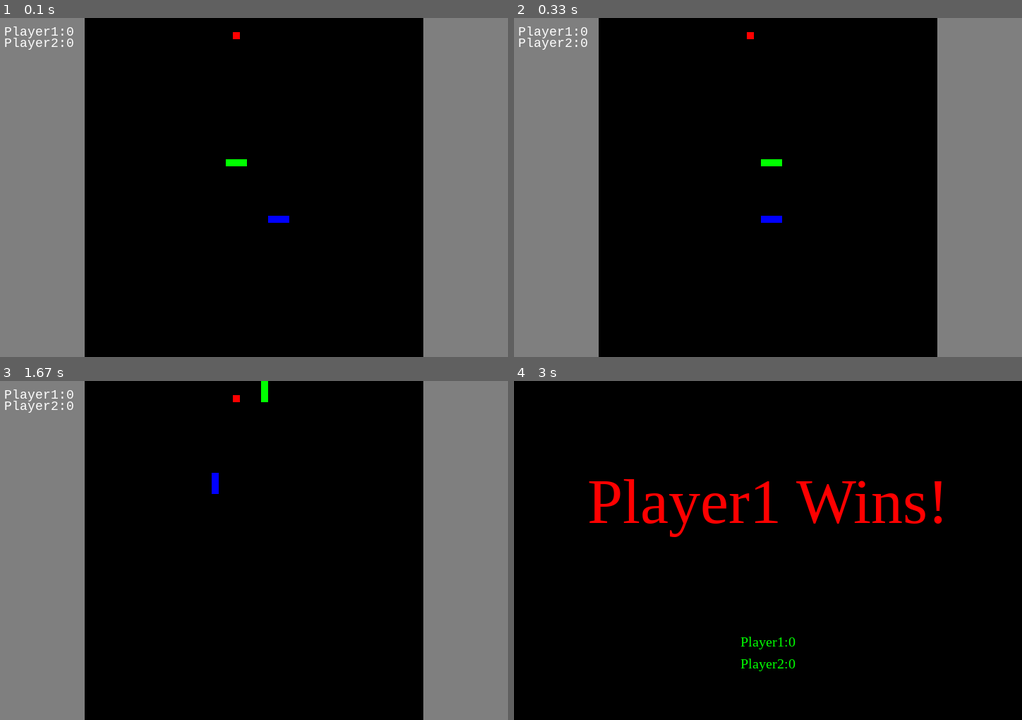
Above: before the commit, frames 1-4 (two rows, left to right).
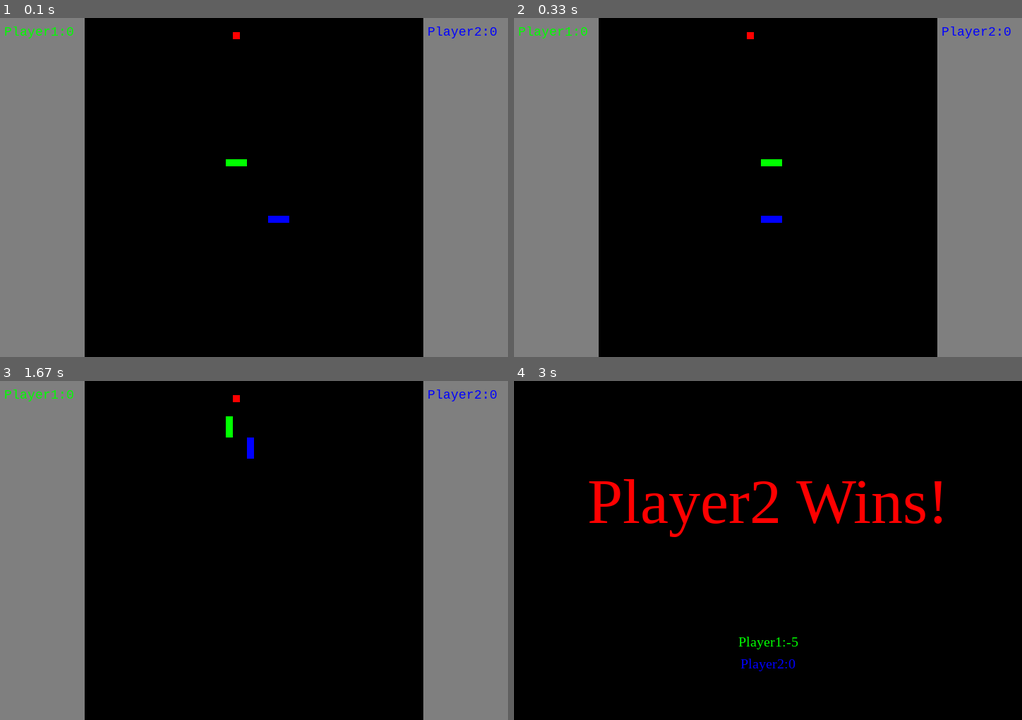
Above: after the commit, the same moments.

Repository: Worldeditory/snake_pygame
Game: pygame game, started from snake.py
The game is run twice, just before and just after one commit, with the same random seed, the same clock (stepped at 60 frames per second) and the same inputs.
Inputs:
- Up to frame 1 (0.1 s): no input
- Up to frame 2 (0.33 s): no input
- Up to frame 3 (1.67 s): hold W 0.33-0.8 s; hold Up 0.33-0.8 s; tap A at 0.83 s; hold Up 1.17-1.63 s; hold W 1.17-1.63 s
- Up to frame 4 (3 s): hold Right 1.67-2.13 s; hold D 1.67-2.13 s; hold Down 2.17-2.47 s; hold S 2.17-2.47 s; hold Left 2.5-2.9 s; hold A from 2.93 s (still down); hold Up from 2.93 s (still down); hold W from 2.93 s (still down)

The runs differ from the first frame. In frame 1, 0.4% of the frame differs, in the area x 0-98%, y 2-10%; in frame 2, 0.4%; in frame 3, 0.7%, in the area x 0-98%, y 0-34%; in frame 4, 0.6%.

Commit message:
design change
스코어 위치를 양쪽 보더로 옮기고 플레이 하는 뱀과 색을 같게 했습니다
+ 1p를 wasd 2p를 방향키로 조정하게 바꿨습니다

Diff:
--- a/snake.py
+++ b/snake.py
@@ -121,13 +121,13 @@
         # 설정한 글자를 window에 복사
         window.blit(score_surface, score_rect)
     elif mode == 2:
-        score_surface1 = score_font.render(f"Player1:{score1}", True, color)
-        score_surface2 = score_font.render(f"Player2:{score2}", True, color)
+        score_surface1 = score_font.render(f"Player1:{score1}", True, snake_color1)
+        score_surface2 = score_font.render(f"Player2:{score2}", True, snake_color2)
         score_rect1 = score_surface1.get_rect()
         score_rect2 = score_surface2.get_rect()
         if choice == 1:
             score_rect1.midtop = (size[0] / 13, 10)
-            score_rect2.midtop = (size[0] / 13, 26)
+            score_rect2.midtop = (600 + size[0] / 13, 10)
         else:
             score_rect1.center = (size[0] / 2, size[1] / 1.3)
             score_rect2.center = (size[0] / 2, size[1] / 1.2)
@@ -138,15 +138,13 @@
 # Game Over
 def game_over(window, size):
     win = 0
-    if out1 == out2:
-        if out1 == 0:
-            win = 0
-        else:
+    if mode == 2:
+        if score1 > score2:
+            win = 1
+        if score1 < score2:
+            win = 2
+        if score1 == score2:
             win = 3
-    elif out1 == 0:
-        win = 1
-    else:
-        win = 2
 
     # 'Game Over'문구를 띄우기 위한 설정입니다.
     my_font = pygame.font.SysFont("times new roman", 90)
@@ -179,13 +177,13 @@
 def get_keyboard1(key, cur_dir):
     # WASD, 방향키를 입력 받으면 해당 방향으로 이동합니다.
     # 방향이 반대방향이면 무시합니다.
-    if direction1 != "DOWN1" and key == pygame.K_UP:
+    if direction1 != "DOWN1" and key == ord("w"):
         return "UP1"
-    if direction1 != "UP1" and key == pygame.K_DOWN:
+    if direction1 != "UP1" and key == ord("s"):
         return "DOWN1"
-    if direction1 != "RIGHT1" and key == pygame.K_LEFT:
+    if direction1 != "RIGHT1" and key == ord("a"):
         return "LEFT1"
-    if direction1 != "LEFT1" and key == pygame.K_RIGHT:
+    if direction1 != "LEFT1" and key == ord("d"):
         return "RIGHT1"
     # 모두 해당하지 않다면 원래 방향을 돌려줍니다.
     return cur_dir
@@ -194,13 +192,13 @@
 def get_keyboard2(key, cur_dir):
     # WASD, 방향키를 입력 받으면 해당 방향으로 이동합니다.
     # 방향이 반대방향이면 무시합니다.
-    if direction2 != "DOWN2" and key == ord("w"):
+    if direction2 != "DOWN2" and key == pygame.K_UP:
         return "UP2"
-    if direction2 != "UP2" and key == ord("s"):
+    if direction2 != "UP2" and key == pygame.K_DOWN:
         return "DOWN2"
-    if direction2 != "RIGHT2" and key == ord("a"):
+    if direction2 != "RIGHT2" and key == pygame.K_LEFT:
         return "LEFT2"
-    if direction2 != "LEFT2" and key == ord("d"):
+    if direction2 != "LEFT2" and key == pygame.K_RIGHT:
         return "RIGHT2"
     # 모두 해당하지 않다면 원래 방향을 돌려줍니다.
     return cur_dir
@@ -381,37 +379,47 @@
             if snake_pos1[0] == obstacle[0] and snake_pos1[1] == obstacle[1]:
                 game_over(main_window, frame)
 
+    # 게임오버 당할 경우 스코어에서 5점을 뺀다
+
     elif mode == 2:
         # 바깥 벽
         if snake_pos1[0] < 0 + 120 or snake_pos1[0] > frame[0] - 10 - 120:
             out1 = 1
+            score1 -= 5
             game_over(main_window, frame)
         if snake_pos1[1] < 0 or snake_pos1[1] > frame[1] - 10:
             out1 = 1
+            score1 -= 5
             game_over(main_window, frame)
 
         if snake_pos2[0] < 0 + 120 or snake_pos2[0] > frame[0] - 10 - 120:
             out2 = 1
+            score2 -= 5
             game_over(main_window, frame)
         if snake_pos2[1] < 0 or snake_pos2[1] > frame[1] - 10:
             out2 = 1
+            score2 -= 5
             game_over(main_window, frame)
 
         # 뱀끼리의 몸 충돌
         for block in snake_body1[1:]:
             if snake_pos1[0] == block[0] and snake_pos1[1] == block[1]:
                 out1 = 1
+                score1 -= 5
                 game_over(main_window, frame)
             if snake_pos2[0] == block[0] and snake_pos2[1] == block[1]:
                 out2 = 1
+                score2 -= 5
                 game_over(main_window, frame)
 
         for block in snake_body2[1:]:
             if snake_pos1[0] == block[0] and snake_pos1[1] == block[1]:
                 out1 = 1
+                score1 -= 5
                 game_over(main_window, frame)
             if snake_pos2[0] == block[0] and snake_pos2[1] == block[1]:
                 out2 = 1
+                score2 -= 5
                 game_over(main_window, frame)
 
         # 장애물과의 충돌
